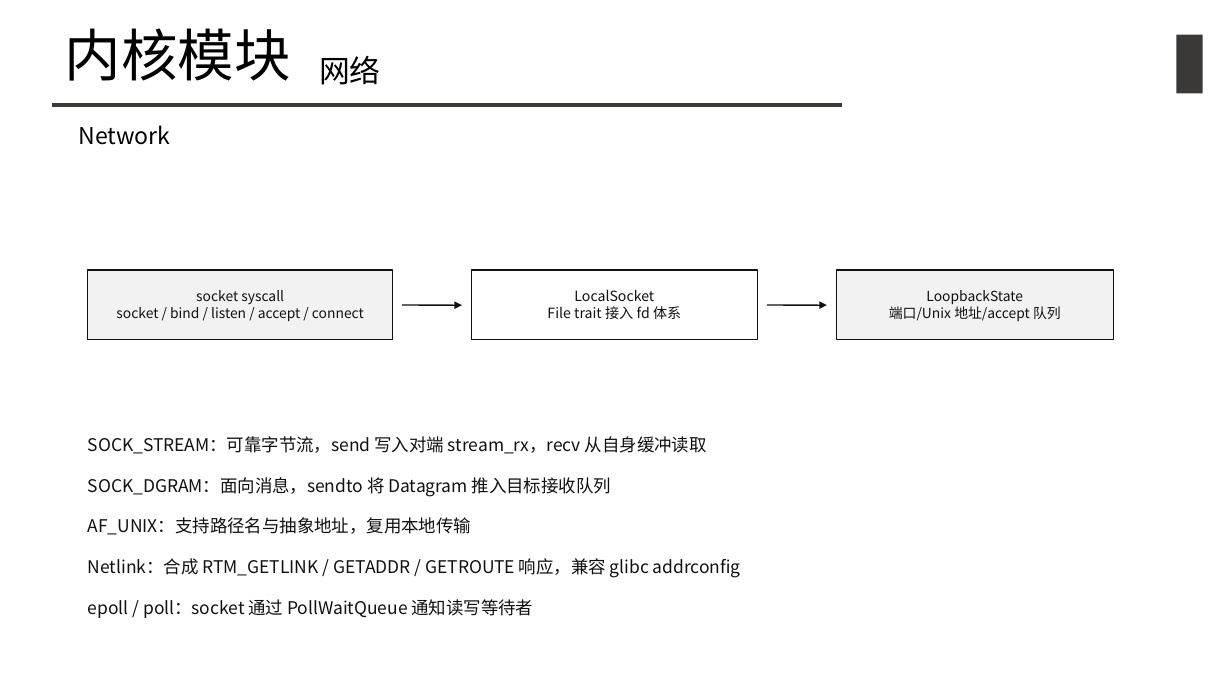
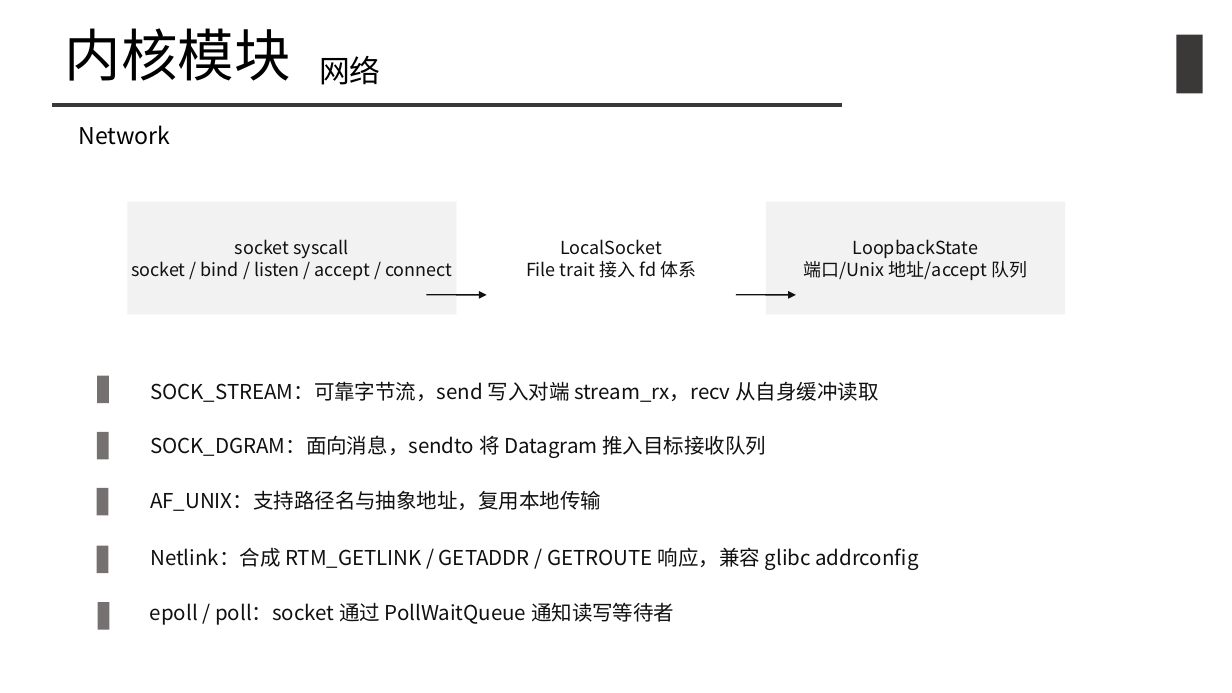
Before and after one commit to pengstem/WHUSP, a slide deck: slide 28 of WHUSP 初赛汇报.pptx (slide 27 before the commit). Drawn at 1232x693 pixels with LibreOffice and Linux fonts; fonts in the diff are those of the drawing. Boxes give left, top, right and bottom in pixels: in the first picture for what was removed or moved away, otherwise in the second. Text is boxed around its words. In the diff, an @@ line names an element or a change of style, - is before the commit and + after.

```diff
--- a/WHUSP 初赛汇报.pptx
+++ b/WHUSP 初赛汇报.pptx
@@ rectangle "socket syscall": place and size @@
-rectangle "socket syscall" at (88,270,393,339)
+rectangle "socket syscall" at (128,201,457,314)
@@ rectangle "socket syscall" at (128,201,457,314): size 10.8 to 14 pt; outline #111111 0.8 pt to none @@
@@ text "LocalSocket": place and size @@
-text "LocalSocket" at (471,270,758,339)
+text "LocalSocket" at (526,239,696,278)
@@ text "LocalSocket" at (526,239,696,278): size 11 to 14 pt; outline #111111 0.8 pt to none @@
@@ rectangle "LoopbackState" at (766,201,1066,314): size 10.8 to 14 pt; outline #111111 0.8 pt to none @@
@@ rectangle "LoopbackState": place and size @@
-rectangle "LoopbackState" at (836,270,1114,339)
+rectangle "LoopbackState" at (766,201,1066,314)
@@ arrow moved from (402, 305) - (462, 305) to (427, 295) - (487, 295) @@
@@ arrow moved from (767, 305) - (827, 305) to (736, 295) - (796, 295) @@
@@ rectangle added at (97,375,109,403), fill #767171 @@
@@ size 13.6 to 16 pt in 5 elements at (150,602,674,625), (150,547,918,570), (150,490,601,511), (150,435,766,458), (150,381,878,402) @@
@@ text "SOCK_STREAM：可靠字节流，send 写入对端 stream_rx，recv 从自身缓冲读取": place and size @@
-text "SOCK_STREAM：可靠字节流，send 写入对端 stream_rx，recv 从自身缓冲读取" at (88,436,707,454)
+text "SOCK_STREAM：可靠字节流，send 写入对端 stream_rx，recv 从自身缓冲读取" at (150,381,878,402)
@@ rectangle added at (97,432,109,459), fill #767171 @@
@@ text "SOCK_DGRAM：面向消息，sendto 将 Datagram 推入目标接收队列": place and size @@
-text "SOCK_DGRAM：面向消息，sendto 将 Datagram 推入目标接收队列" at (88,477,611,497)
+text "SOCK_DGRAM：面向消息，sendto 将 Datagram 推入目标接收队列" at (150,435,766,458)
@@ rectangle added at (97,488,109,516), fill #767171 @@
@@ text "AF_UNIX：支持路径名与抽象地址，复用本地传输": place and size @@
-text "AF_UNIX：支持路径名与抽象地址，复用本地传输" at (88,517,471,535)
+text "AF_UNIX：支持路径名与抽象地址，复用本地传输" at (150,490,601,511)
@@ rectangle added at (97,545,109,573), fill #767171 @@
@@ text "Netlink：合成 RTM_GETLINK / GETADDR / ...": place and size @@
-text "Netlink：合成 RTM_GETLINK / GETADDR / ..." at (88,558,741,578)
+text "Netlink：合成 RTM_GETLINK / GETADDR / ..." at (150,547,918,570)
@@ text "epoll / poll：socket 通过 PollWaitQueue ...": place and size @@
-text "epoll / poll：socket 通过 PollWaitQueue ..." at (88,599,534,618)
+text "epoll / poll：socket 通过 PollWaitQueue ..." at (150,602,674,625)
@@ rectangle added at (98,603,110,630), fill #767171 @@
```
Also in this commit, not shown: 5 other slides changed, 1 slide added, 1 other file.
